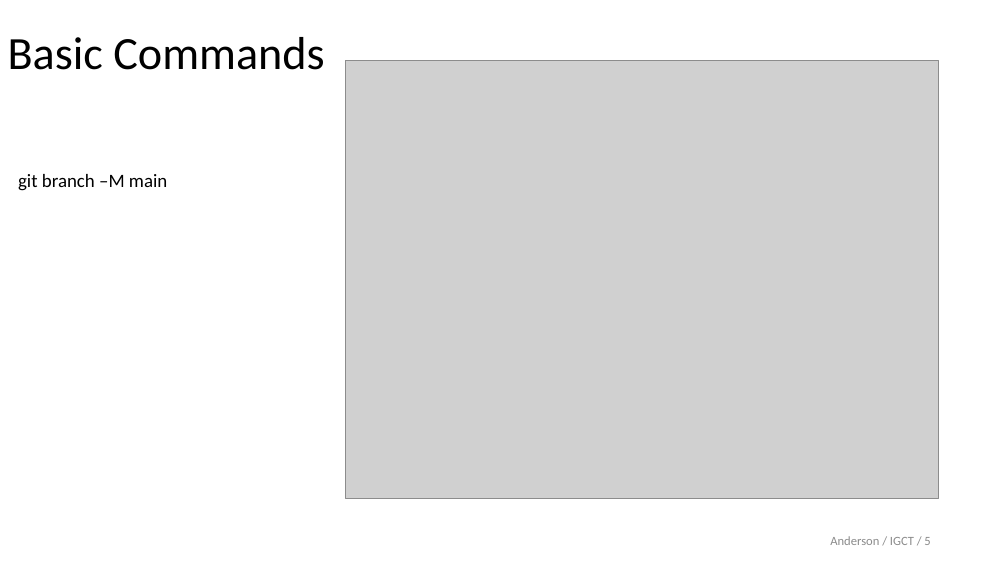
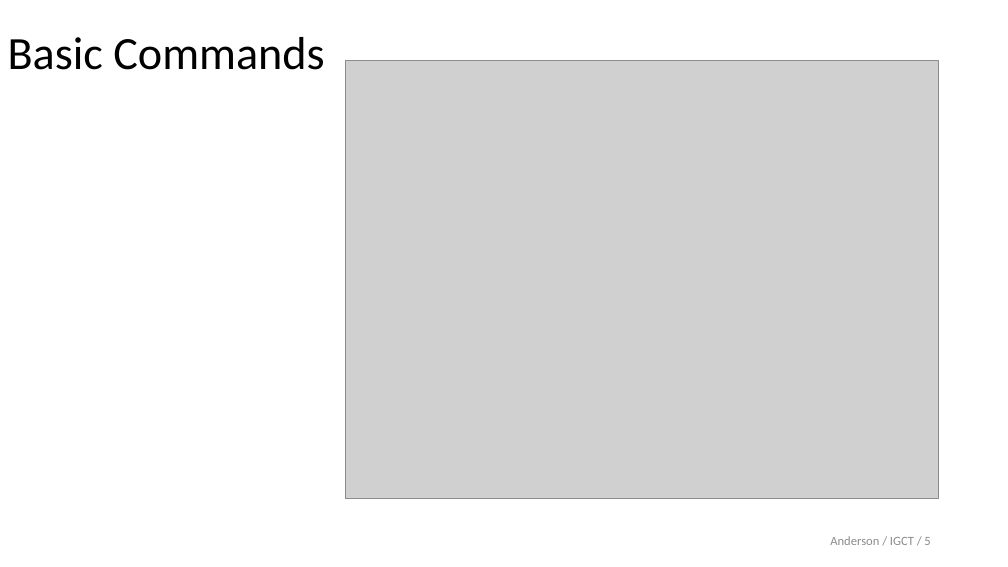
Before and after one commit to brianmanderson/TeachingGithubProcedures, a slide deck: slide 5 of Presentation.pptx. Drawn at 1008x567 pixels with LibreOffice and Linux fonts; fonts in the diff are those of the drawing; grey boxes stand for pictures; background and template pictures are left out. Boxes give left, top, right and bottom in pixels: in the first picture for what was removed or moved away, otherwise in the second. Text is boxed around its words. In the diff, an @@ line names an element or a change of style, - is before the commit and + after.

Commit message:
update

```diff
--- a/Presentation.pptx
+++ b/Presentation.pptx
@@ text removed at (x1=18, y1=174, x2=167, y2=191) @@
-git branch –M main
```
